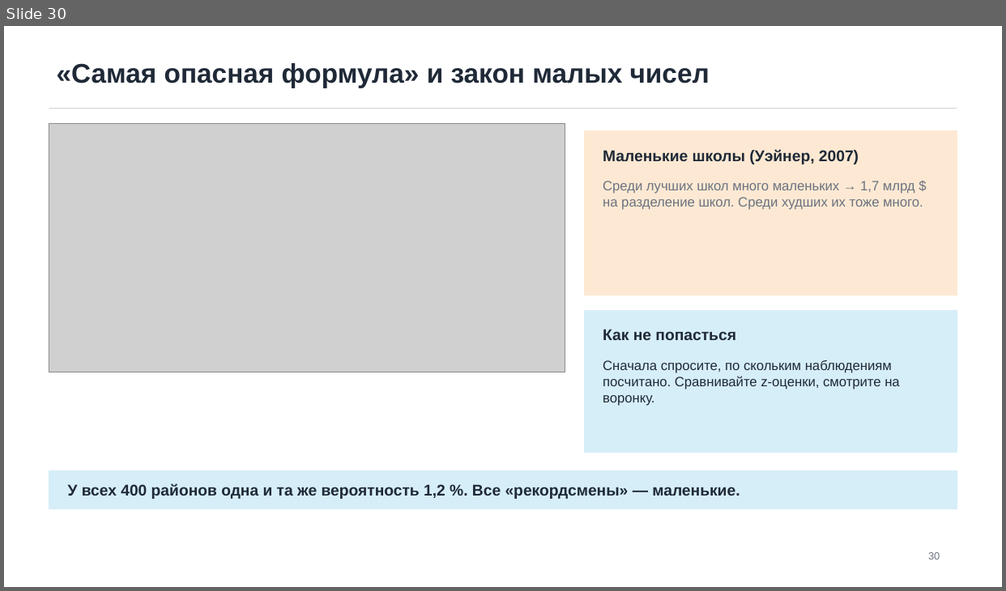
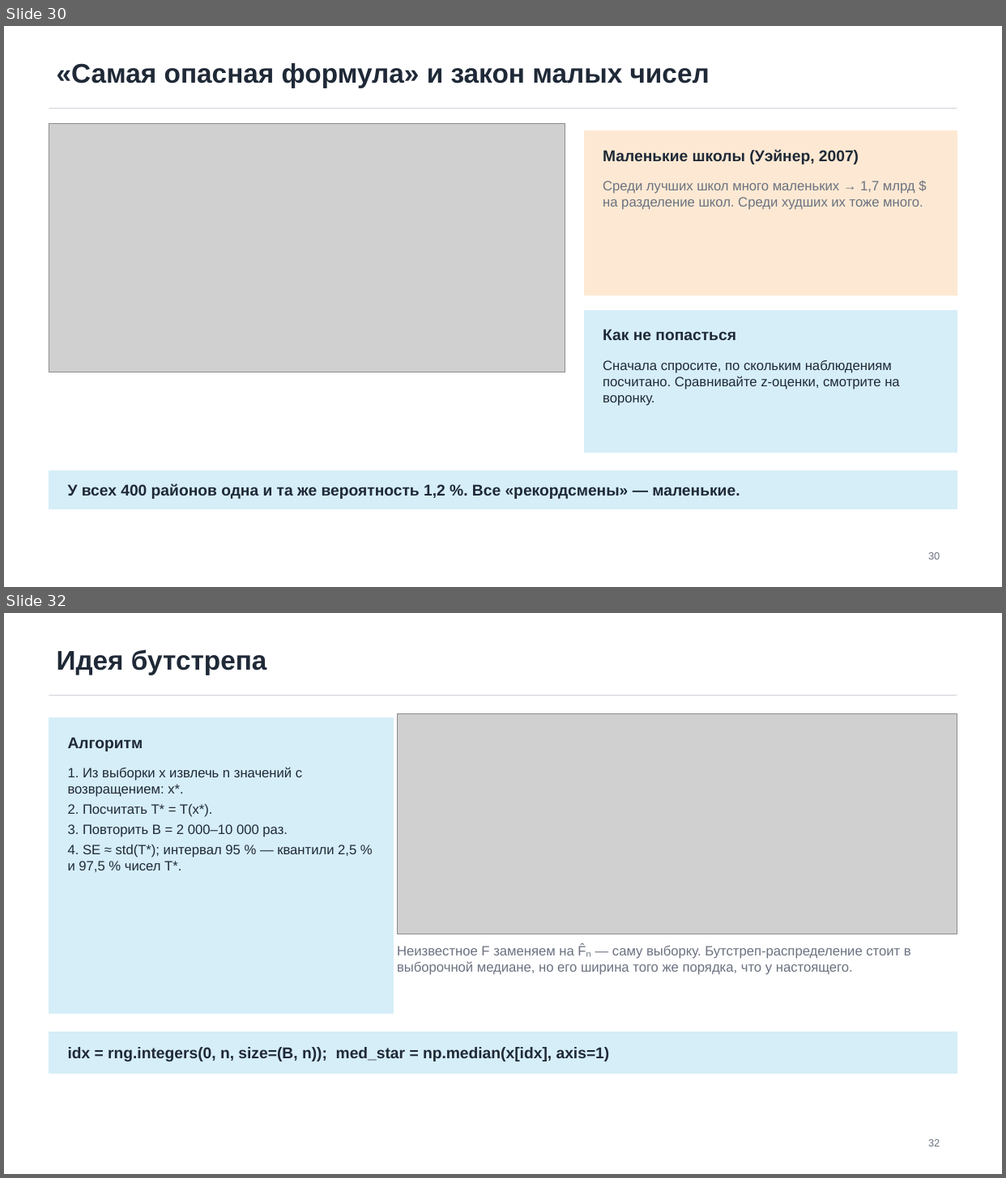
Before and after one commit to TheTonyPub/probability-theory-2026, a slide deck: lectures/05_lln-clt-itmo.pptx. Shown one above the other, each under a label of ours: slide 30 before the commit, slides 30 and 32 after it; the slides between them are not shown. The pictures are 1006x591 and 1006x1178 pixels, drawn with LibreOffice and Linux fonts; fonts in the diff are those of the drawing; grey boxes stand for pictures. Boxes give left, top, right and bottom in pixels: in the first picture for what was removed or moved away, otherwise in the second. Text is boxed around its words. In the diff, an @@ line names an element or a change of style, - is before the commit and + after.

```diff
--- a/lectures/05_lln-clt-itmo.pptx
+++ b/lectures/05_lln-clt-itmo.pptx
@@ slide 32 added at box(4, 613, 1002, 1174), background #FFFFFF; not listed: 1 template element that a slide beside it also shows @@
@@ title added at box(57, 649, 267, 675), 26 pt, text #1F2937, bold @@
+Идея бутстрепа
@@ rectangle added at box(49, 717, 394, 1013), fill #D6EEF8, outline #D6EEF8 0.5 pt @@
@@ picture added at box(397, 714, 957, 935) @@
@@ text added at box(68, 737, 143, 752), 15 pt, text #1F2937, bold @@
+Алгоритм
@@ text added at box(68, 767, 356, 872), 13 pt, text #1F2937 @@
+1. Из выборки x извлечь n значений с возвращением: x*.
+2. Посчитать T* = T(x*).
+3. Повторить B = 2 000–10 000 раз.
+4. SE ≈ std(T*); интервал 95 % — квантили 2,5 % и 97,5 % чисел T*.
@@ text added at box(397, 944, 911, 975), 13 pt, text #6B7280 @@
+Неизвестное F заменяем на F̂ₙ — саму выборку. Бутстреп-распределение стоит в выборочной медиане, но его ширина того же порядка, что у настоящего.
@@ rectangle added at box(49, 1033, 957, 1073), fill #D6EEF8, outline #D6EEF8 0.5 pt @@
@@ text added at box(68, 1047, 610, 1062), 15 pt, text #1F2937, bold @@
+idx = rng.integers(0, n, size=(B, n)); med_star = np.median(x[idx], axis=1)
@@ text added at box(928, 1139, 940, 1147), 10 pt, text #6B7280 @@
+32
```
Also in this commit, not shown: 8 slides changed, 3 other slides added, 7 other files.
